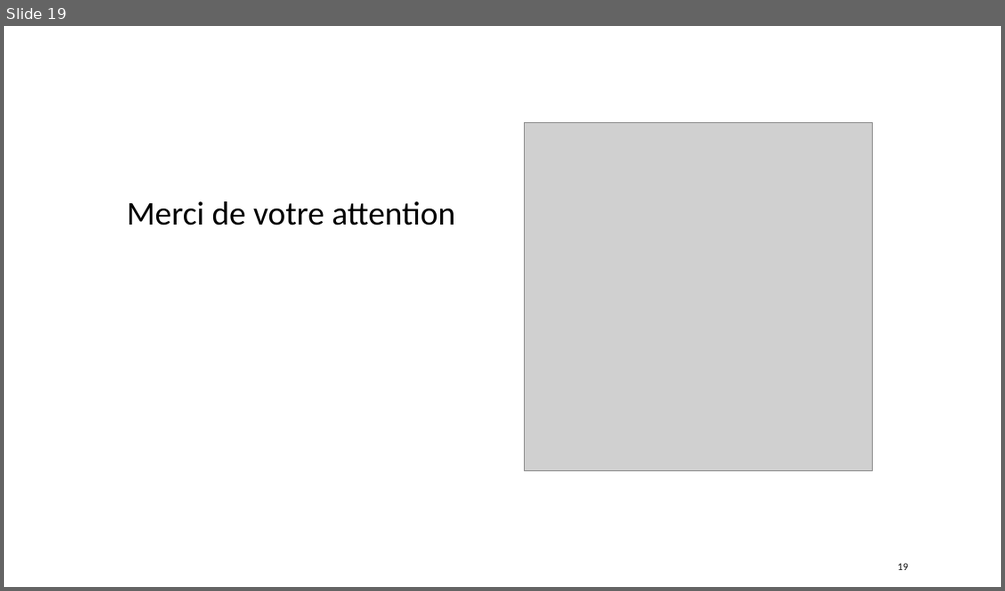
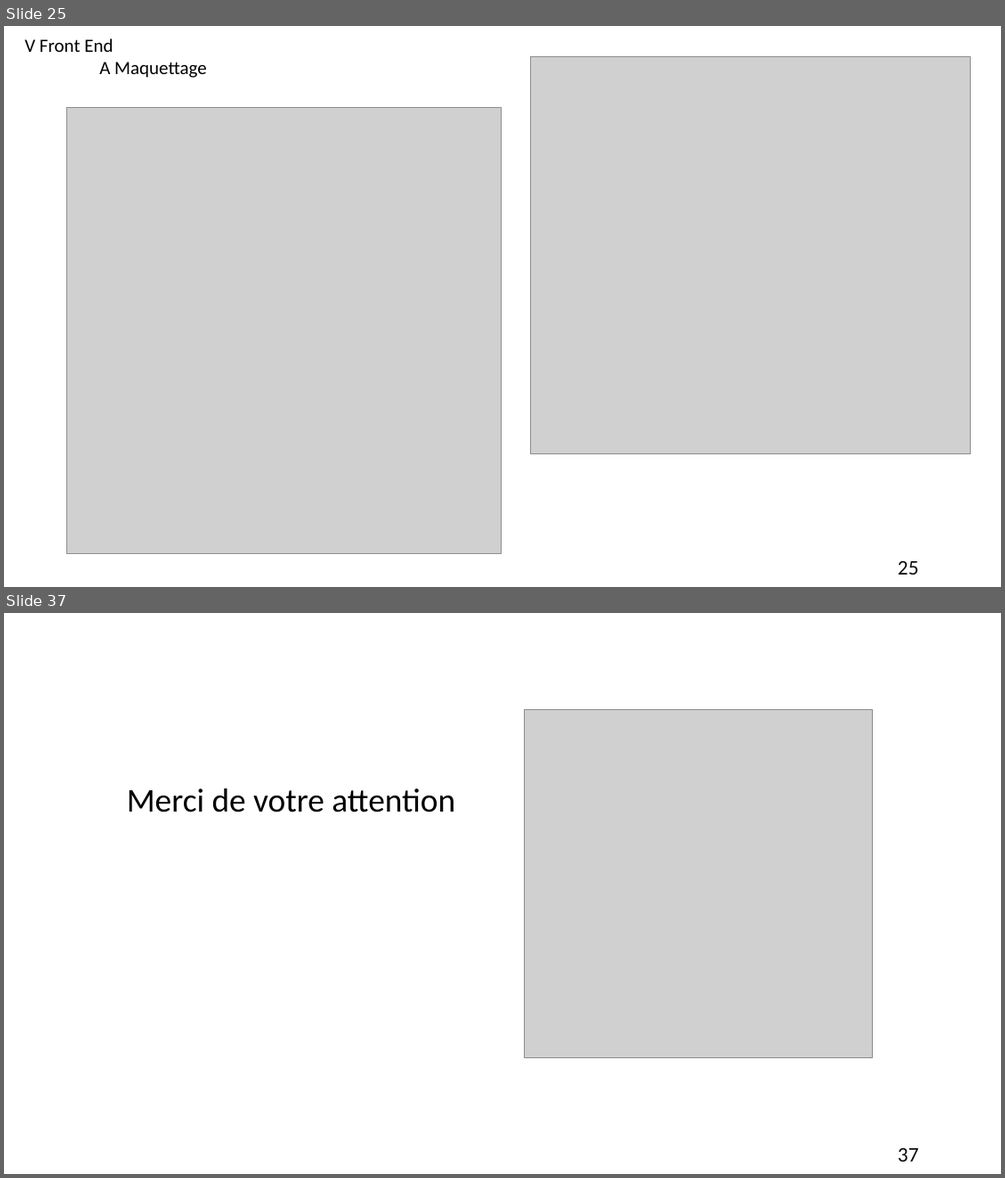
Before and after one commit to Laurette2032/REA, a slide deck: REA 1/Présentation Projet personnel_V2.pptx. Shown one above the other, each under a label of ours: slide 19 before the commit, slides 25 and 37 after it; the slides between them are not shown. The pictures are 1005x591 and 1005x1178 pixels, drawn with LibreOffice and Linux fonts; fonts in the diff are those of the drawing; grey boxes stand for pictures. Boxes give left, top, right and bottom in pixels: in the first picture for what was removed or moved away, otherwise in the second. Text is boxed around its words. In the diff, an @@ line names an element or a change of style, - is before the commit and + after.

```diff
--- a/REA 1/Présentation Projet personnel_V2.pptx
+++ b/REA 1/Présentation Projet personnel_V2.pptx
@@ slide 25 added at [4,26,1001,587], background #FFFFFF @@
@@ text added at [24,38,207,78], 18 pt, text #000000 @@
+V Front End
+A Maquettage
@@ picture added at [531,56,970,454] @@
@@ picture added at [67,107,502,553] @@
@@ page number added at [898,561,919,574], 20 pt, text #0D0D0D @@
+25
@@ what was slide 19 is now slide 37 @@
@@ page number at [898,1148,919,1161]: text changed; size 10 to 20 pt @@
-19
+37
```
Also in this commit, not shown: 15 slides changed, 18 other slides added, 1 slide removed, 27 other files.
